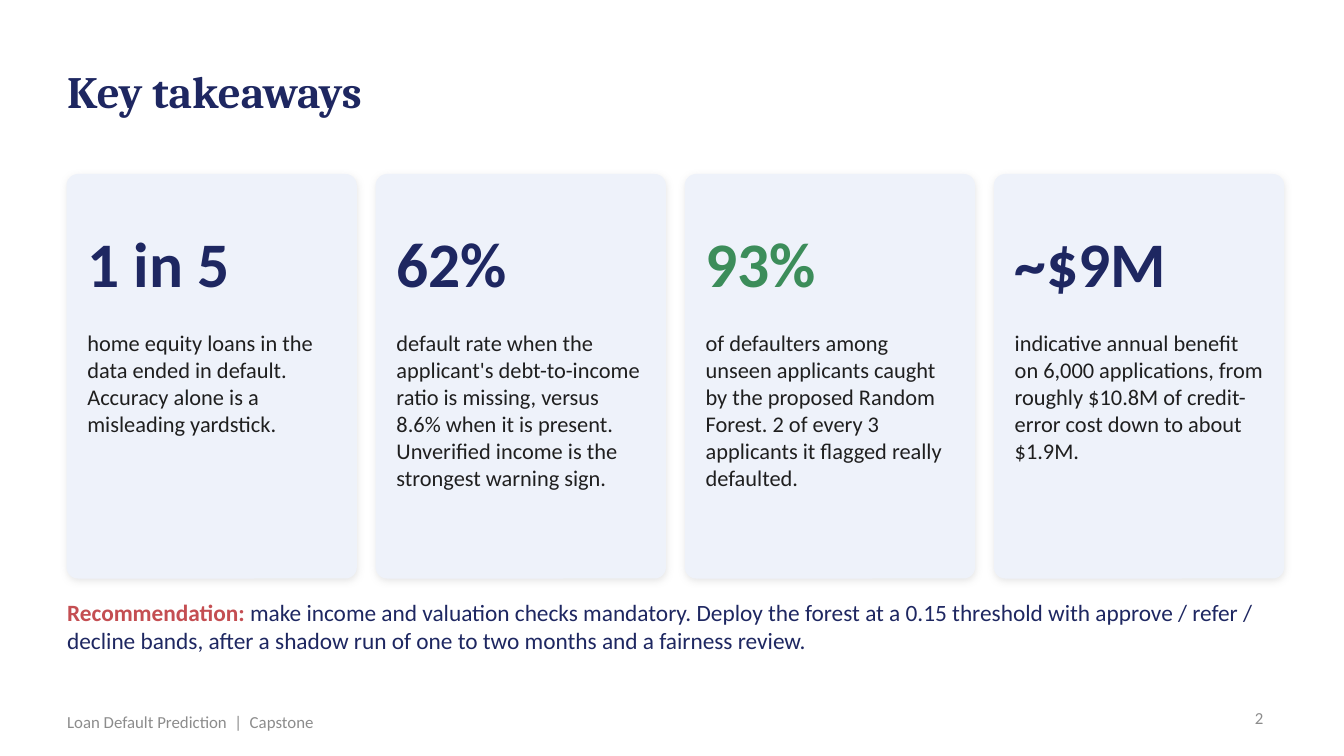
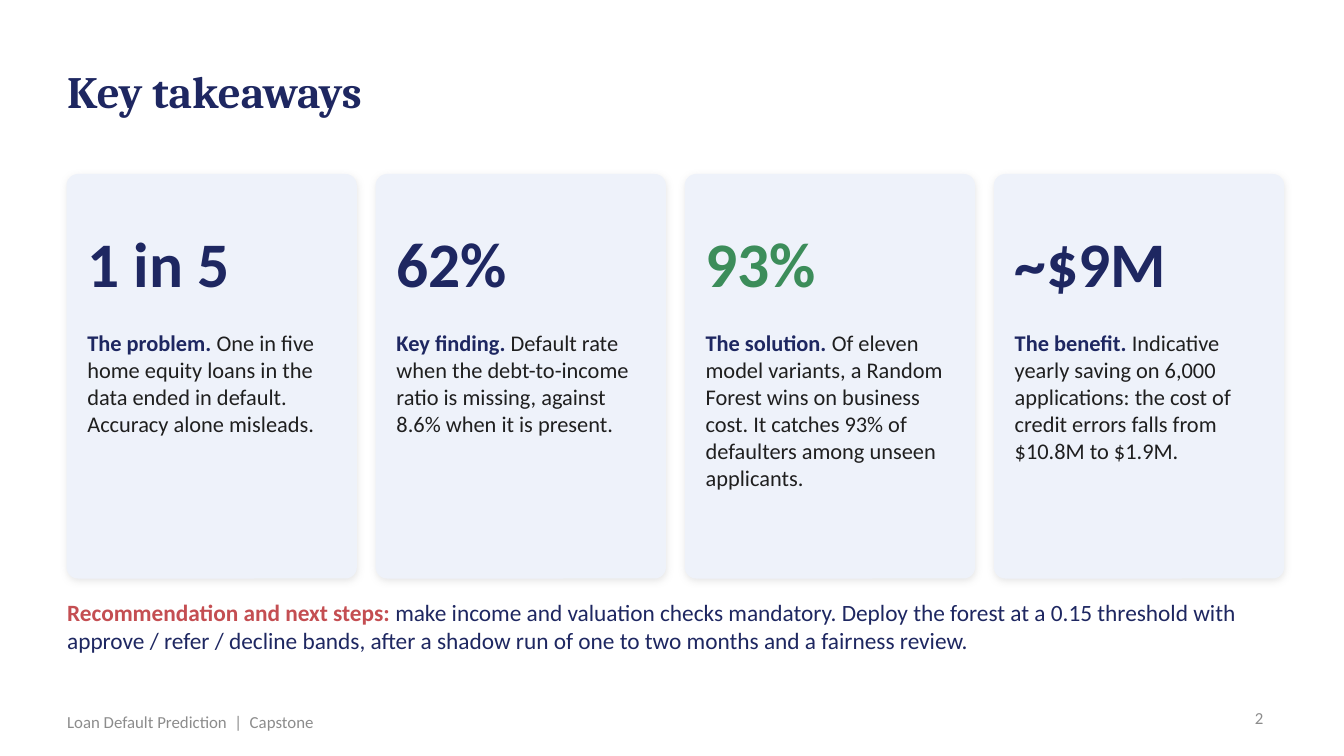
Before and after one commit to shubham1891/Personal-code, a slide deck: slide 2 of presentation/Loan_Default_Prediction_Presentation.pptx. Drawn at 1344x756 pixels with LibreOffice and Linux fonts; fonts in the diff are those of the drawing. Boxes give left, top, right and bottom in pixels: in the first picture for what was removed or moved away, otherwise in the second. Text is boxed around its words. In the diff, an @@ line names an element or a change of style, - is before the commit and + after.

```diff
--- a/presentation/Loan_Default_Prediction_Presentation.pptx
+++ b/presentation/Loan_Default_Prediction_Presentation.pptx
@@ text at <box>87,335,314,436</box>: text changed @@
-home equity loans in the data ended in default. Accuracy alone is a misleading yardstick.
+The problem. One in five home equity loans in the data ended in default. Accuracy alone misleads.
@@ text at <box>396,335,629,436</box>: text changed @@
-default rate when the applicant's debt-to-income ratio is missing, versus 8.6% when it is present. Unverified income is the strongest warning sign.
+Key finding. Default rate when the debt-to-income ratio is missing, against 8.6% when it is present.
@@ text at <box>706,335,943,490</box>: text changed @@
-of defaulters among unseen applicants caught by the proposed Random Forest. 2 of every 3 applicants it flagged really defaulted.
+The solution. Of eleven model variants, a Random Forest wins on business cost. It catches 93% of defaulters among unseen applicants.
@@ text at <box>1015,335,1231,462</box>: text changed @@
-indicative annual benefit on 6,000 applications, from roughly $10.8M of credit-error cost down to about $1.9M.
+The benefit. Indicative yearly saving on 6,000 applications: the cost of credit errors falls from $10.8M to $1.9M.
@@ text at <box>67,604,1235,653</box>: text changed @@
-Recommendation: make income and valuation checks mandatory. Deploy the forest at a 0.15 threshold with approve / refer / decline bands, after a shadow run of one to two months and a fairness review.
+Recommendation and next steps: make income and valuation checks mandatory. Deploy the forest at a 0.15 threshold with approve / refer / decline bands, after a shadow run of one to two months and a fairness review.
```
Also in this commit, not shown: 5 other slides changed, 1 slide added, 2 other files.
